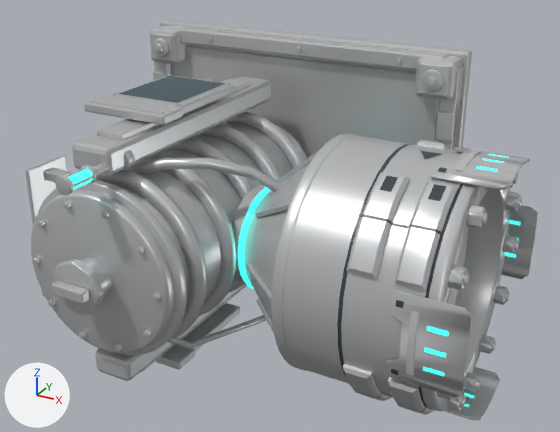
Two versions of the OBJ model assets/models/SM_TeleporterFluidInput.obj, one commit apart.
Camera for both pictures: a 50 mm lens placed at (346.0, -698.0, 284.0), pointed at (47.0, -154.0, 12.0). The axes (+X, +Y, +Z) are drawn at lower left. The lights are the same throughout. The older version comes first. Where no turn or scale is listed for an object, it has been applied to the vertices.

Before the edit, the objects in view are built like this:
```python
me_sm_teleporterfluidinput = bpy.data.meshes.new('SM_TeleporterFluidInput')
me_sm_teleporterfluidinput.from_pydata(...)  # 15427 vertices, 29404 faces; spans x -180.0..248.0, y -334.0..0.0, z -140.0..140.0
# faces by material slot: [27780, 6, 250, 40, 1324, 4]
me_sm_teleporterfluidinput.materials.append(mat_factory)  # light grey #c8cacb
me_sm_teleporterfluidinput.materials.append(mat_decal_custom)  # grey #959595
me_sm_teleporterfluidinput.materials.append(mat_decal_color)  # dark grey #383f45
me_sm_teleporterfluidinput.materials.append(mat_decal_normal)  # grey #bcbcbc
me_sm_teleporterfluidinput.materials.append(mat_signal)  # cyan #38ead6, glowing cyan #3effe9
me_sm_teleporterfluidinput.materials.append(mat_screen)  # dark cyan #12424b
ob_sm_teleporterfluidinput = bpy.data.objects.new('SM_TeleporterFluidInput', me_sm_teleporterfluidinput)
ob_sm_teleporterfluidinput.location = (0.0, 0.0, 0.0)
```
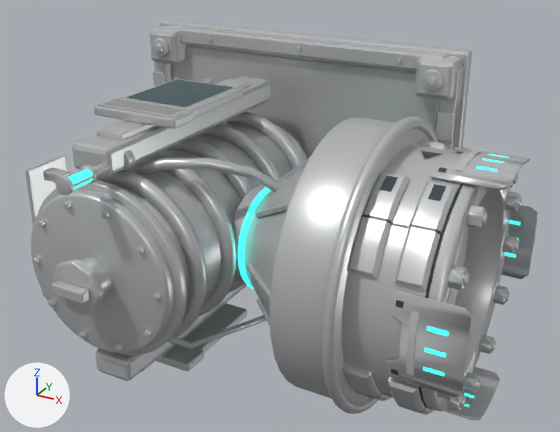
The change, as a diff of the scene's bpy script:
```diff
--- a/assets/models/SM_TeleporterFluidInput.obj.py
+++ b/assets/models/SM_TeleporterFluidInput.obj.py
@@ me_sm_teleporterfluidinput @@
 # used by ob_sm_teleporterfluidinput; location = (0.0, 0.0, 0.0)
-me_sm_teleporterfluidinput.from_pydata(...)  # 15427 vertices, 29404 faces; spans x -180.0..248.0, y -334.0..0.0, z -140.0..140.0
+me_sm_teleporterfluidinput.from_pydata(...)  # 15931 vertices, 30408 faces; spans x -180.0..248.0, y -334.0..0.0, z -140.0..140.0
+# me_sm_teleporterfluidinput part 1: the loose piece of 216 vertices spanning x -101.0..31.0, y -264.0..-68.0, z -66.0..66.0 is copied, and the copy is multiplied about its middle by the matrix ((0.0, -0.249, 0.0), (1.706, 0.0, 0.0), (0.0, 0.0, 1.706)), then moved by (170.0, -9.0, 0.0); it spans x 110.0..160.0, y -287.0..-63.0, z -112.0..112.0
+# me_sm_teleporterfluidinput part 2: a new loose piece, a torus around x (ring radius 114.0, tube radius 5.0) spanning x 153.0..163.0, y -294.0..-56.0, z -119.0..119.0, in mat_factory (light grey #c8cacb)
+# me_sm_teleporterfluidinput part 3: the loose piece of 56 vertices spanning x -84.0..-12.0, y -213.0..-129.0, z -116.0..-108.0 is moved by (10.0, -3.0, 2.0)
+# me_sm_teleporterfluidinput part 4: the loose piece of 56 vertices spanning x -84.0..-12.0, y -213.0..-129.0, z 108.0..116.0 is moved by (10.0, -3.0, -2.0)
+# me_sm_teleporterfluidinput part 5: the loose piece of 56 vertices spanning x -80.0..-16.0, y -209.0..-132.0, z 115.0..117.0 is moved by (10.0, -3.0, -2.0)
+# me_sm_teleporterfluidinput part 6: the loose piece of 4 vertices spanning x -78.0..-18.0, y -207.0..-135.0, z 117.0 is moved by (10.0, -3.0, -2.0)
+# me_sm_teleporterfluidinput part 7: the loose piece of 56 vertices spanning x -88.0..-8.0, y -239.0..-213.0, z -116.0..-108.0 is moved by (10.0, 0.0, 2.0)
+# me_sm_teleporterfluidinput part 8: the loose piece of 56 vertices spanning x -88.0..-8.0, y -239.0..-213.0, z 108.0..116.0 is moved by (10.0, 0.0, -2.0)
+# me_sm_teleporterfluidinput part 9: the loose piece of 56 vertices spanning x -84.0..-12.0, y -237.0..-215.0, z 116.0..117.0 is moved by (10.0, 0.0, -1.0)
+# me_sm_teleporterfluidinput part 10: the loose piece of 4 vertices spanning x -82.0..-14.0, y -235.0..-217.0, z 116.0 is rebuilt with 4 vertices and now spans x -72.0..-4.0, y -235.0..-217.0, z 116.0
+# other edits to the shape of me_sm_teleporterfluidinput do not show in these pictures
 me_sm_teleporterfluidinput.materials.append(mat_factory)
```

What differs and where, as boxes [x1, y1, x2, y2] in the pictures (560 x 432 px; the box of a moved part takes in the faces that stretch with it):
part 1 of me_sm_teleporterfluidinput, added: after [269, 117, 430, 403]
part 2 of me_sm_teleporterfluidinput, added: after [321, 117, 438, 414]
part 3 of me_sm_teleporterfluidinput, moved or reshaped: before [183, 303, 240, 351]; after [183, 303, 247, 353]
part 4 of me_sm_teleporterfluidinput, moved or reshaped: before [111, 84, 235, 114]; after [188, 88, 243, 118]
part 5 of me_sm_teleporterfluidinput, moved or reshaped: before [116, 75, 230, 105]; after [123, 79, 237, 109]
part 6 of me_sm_teleporterfluidinput, moved or reshaped: before [119, 76, 226, 103]; after [126, 79, 233, 107]
part 7 of me_sm_teleporterfluidinput, moved or reshaped: before [155, 345, 195, 370]; after [156, 345, 204, 371]
part 8 of me_sm_teleporterfluidinput, moved or reshaped: before [84, 102, 183, 125]; after [94, 105, 193, 129]
part 9 of me_sm_teleporterfluidinput, moved or reshaped: before [88, 95, 178, 115]; after [98, 98, 189, 118]
part 10 of me_sm_teleporterfluidinput, rebuilt (not visible before): after [103, 99, 184, 115]
